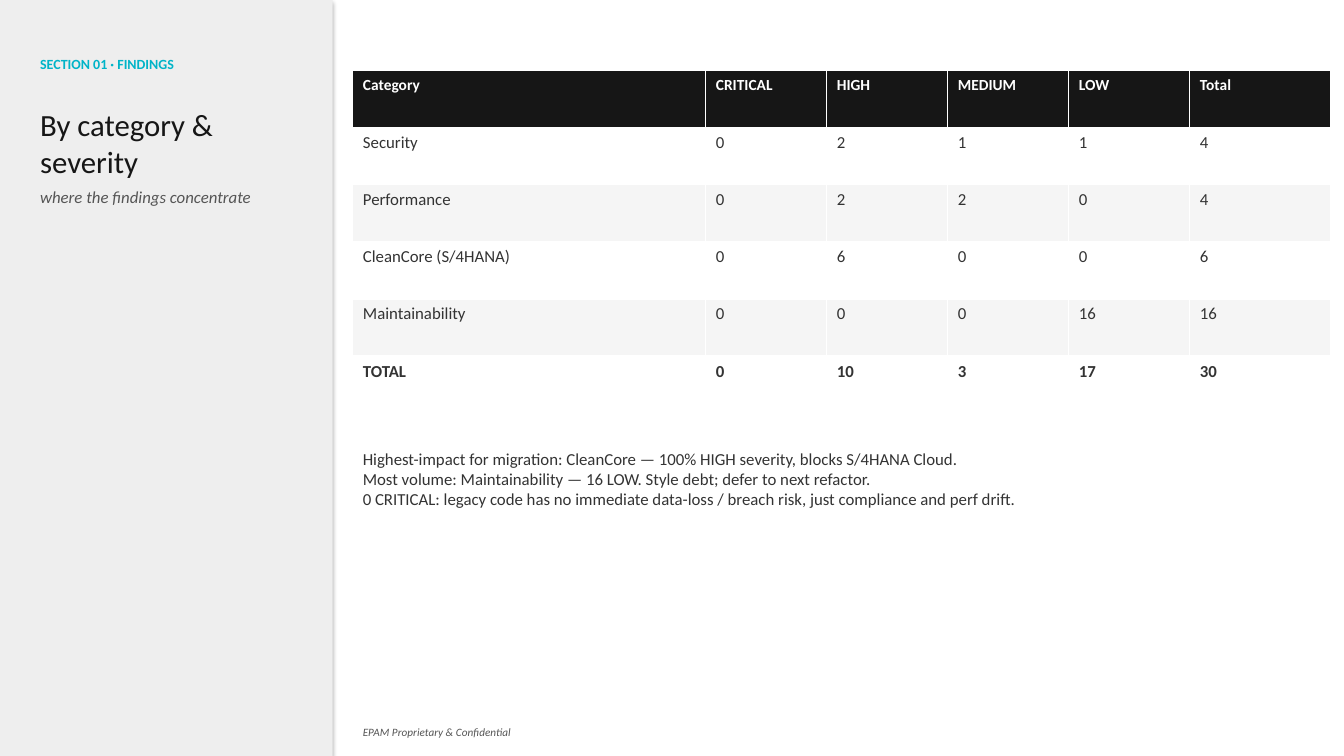
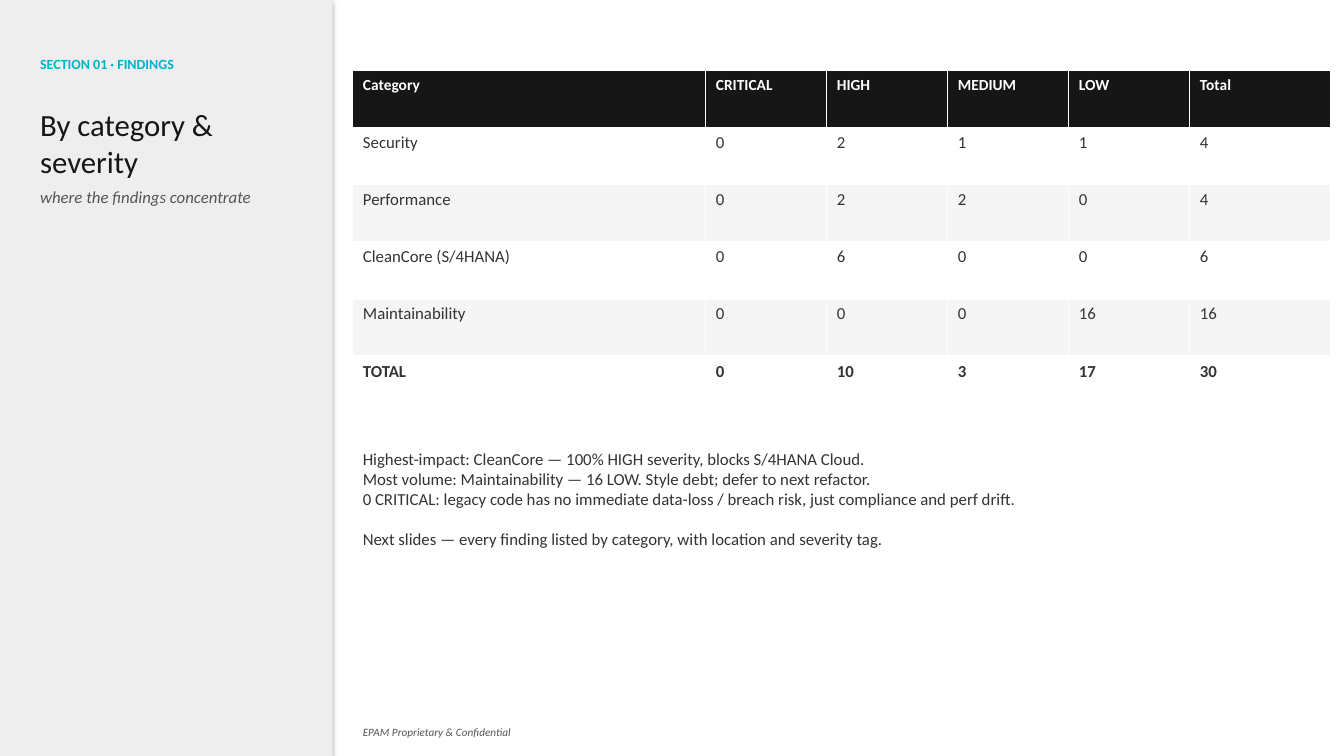
Before and after one commit to fr0ster/cloud-llm-hub, a slide deck: slide 3 of docs/tutorials/code-review/examples/ZDMS_UPLOAD_FILES/report.pptx. Drawn at 1344x756 pixels with LibreOffice and Linux fonts; fonts in the diff are those of the drawing. Boxes give left, top, right and bottom in pixels: in the first picture for what was removed or moved away, otherwise in the second. Text is boxed around its words. In the diff, an @@ line names an element or a change of style, - is before the commit and + after.

```diff
--- a/docs/tutorials/code-review/examples/ZDMS_UPLOAD_FILES/report.pptx
+++ b/docs/tutorials/code-review/examples/ZDMS_UPLOAD_FILES/report.pptx
@@ text at [363,453,865,468]: text changed @@
-Highest-impact for migration: CleanCore — 100% HIGH severity, blocks S/4HANA Cloud.
+Highest-impact: CleanCore — 100% HIGH severity, blocks S/4HANA Cloud.
@@ text at [363,533,883,548]: paragraph added @@
+Next slides — every finding listed by category, with location and severity tag.
```
Also in this commit, not shown: 4 other slides changed, 2 slides added, 3 slides removed, 9 other files.
